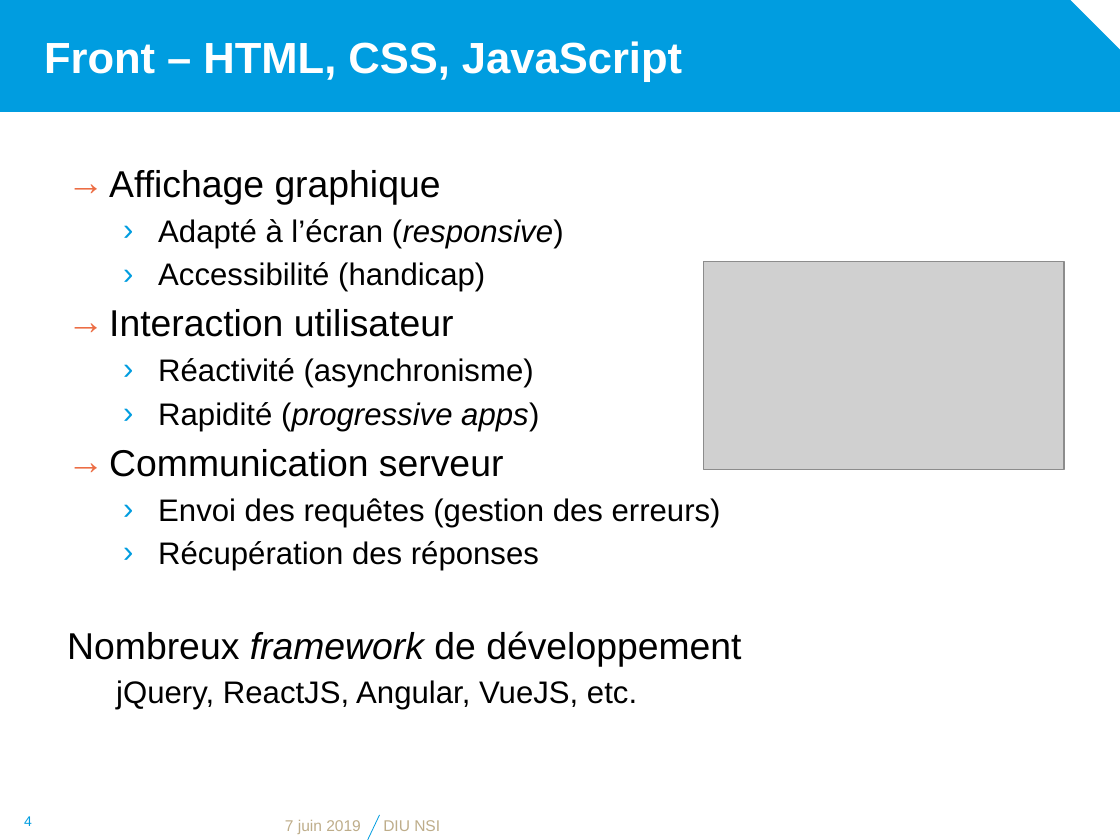
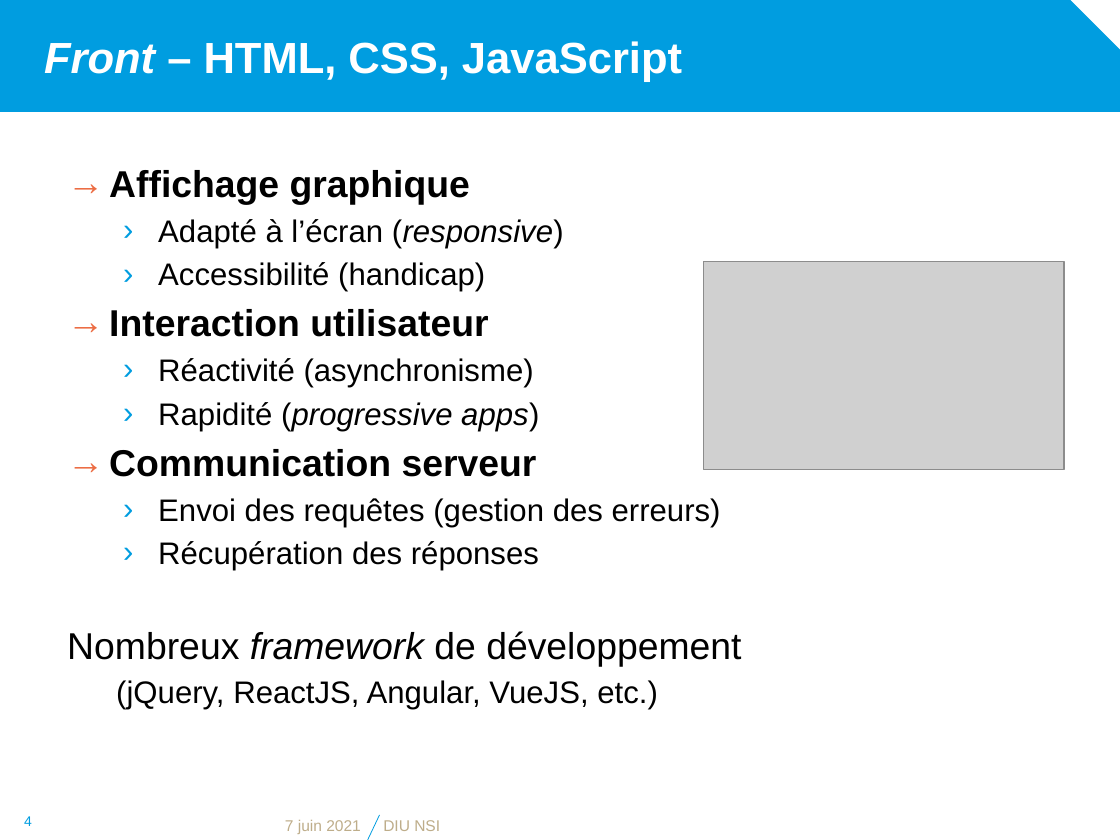
Before and after one commit to diu-uf-bordeaux/bloc1, a slide deck: slide 4 of web/5-Developpement/developpement.pptx. Drawn at 1120x840 pixels with LibreOffice and Linux fonts; fonts in the diff are those of the drawing; grey boxes stand for pictures; background and template pictures are left out. Boxes give left, top, right and bottom in pixels: in the first picture for what was removed or moved away, otherwise in the second. Text is boxed around its words. In the diff, an @@ line names an element or a change of style, - is before the commit and + after.

```diff
--- a/web/5-Developpement/developpement.pptx
+++ b/web/5-Developpement/developpement.pptx
@@ title "Front – HTML, CSS, JavaScript" at (x1=44, y1=41, x2=682, y2=82): italic on in "Front" @@
@@ text at (x1=109, y1=170, x2=537, y2=477): bold on in "Affichage graphique", "Interaction utilisateur", "Communication serveur" @@
@@ text at (x1=116, y1=680, x2=658, y2=710): text changed @@
-  jQuery, ReactJS, Angular, VueJS, etc.
+  (jQuery, ReactJS, Angular, VueJS, etc.)
@@ text at (x1=285, y1=820, x2=361, y2=834): text changed @@
-7 juin 2019
+7 juin 2021
```
Also in this commit, not shown: 7 other slides changed, 12 other files.
